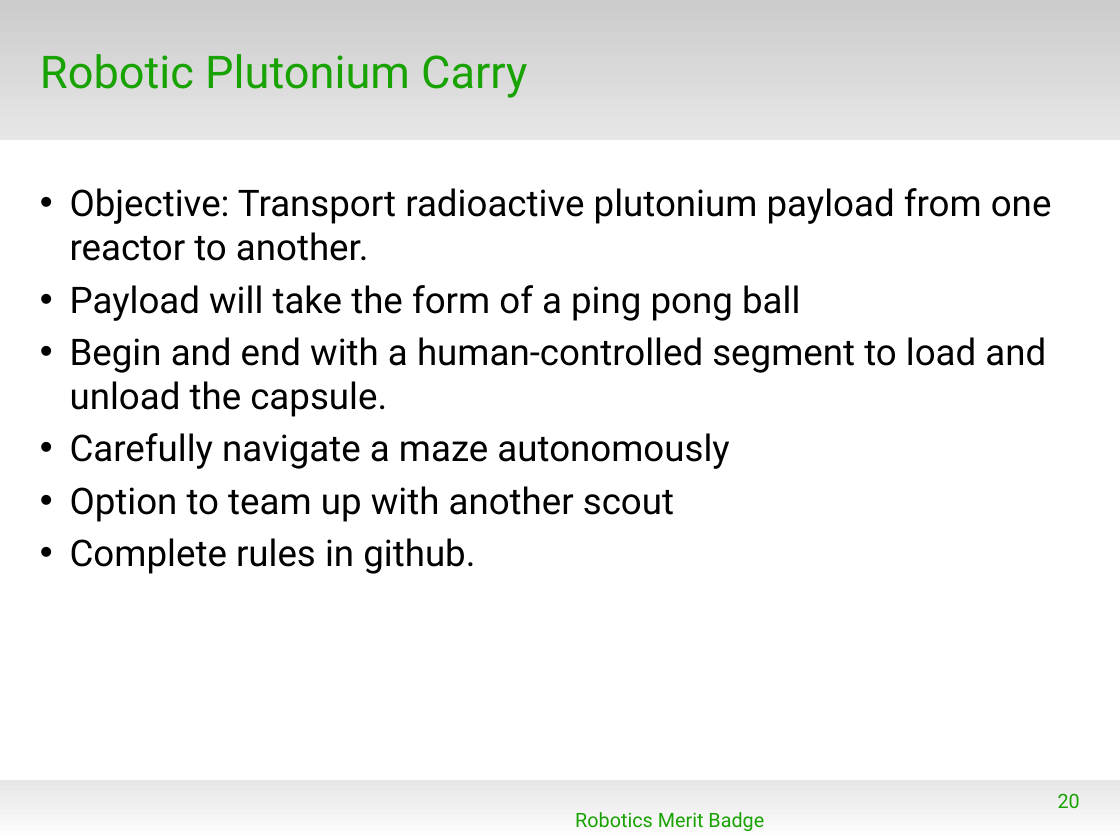
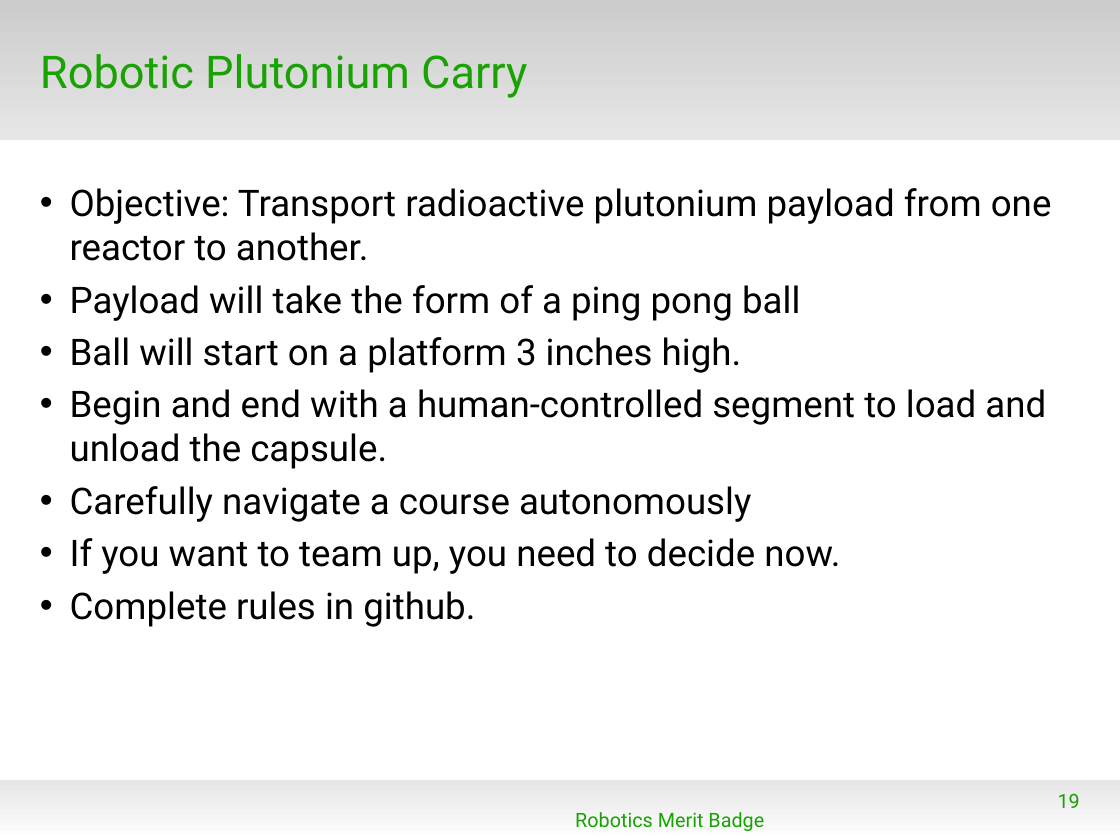
Before and after one commit to spiderman-2099/RoboticsMB, a slide deck: slide 19 of doc/RMB_Session3.odp (slide 20 before the commit). Drawn at 1120x840 pixels with LibreOffice and Linux fonts; fonts in the diff are those of the drawing; background and template pictures are left out. Boxes give left, top, right and bottom in pixels: in the first picture for what was removed or moved away, otherwise in the second. Text is boxed around its words. In the diff, an @@ line names an element or a change of style, - is before the commit and + after.

```diff
--- a/doc/RMB_Session3.odp
+++ b/doc/RMB_Session3.odp
@@ text at bbox=[70, 337, 742, 373]: paragraph added @@
+• Ball will start on a platform 3 inches high.
@@ text at bbox=[70, 486, 840, 574]: text changed @@
-• Carefully navigate a maze autonomously
-• Option to team up with another scout
+• Carefully navigate a course autonomously
+• If you want to team up, you need to decide now.
@@ page number at bbox=[1058, 793, 1080, 808]: text changed @@
-20
+19
```
Also in this commit, not shown: 7 other slides changed, 3 slides added, 8 slides removed, 11 other files.
